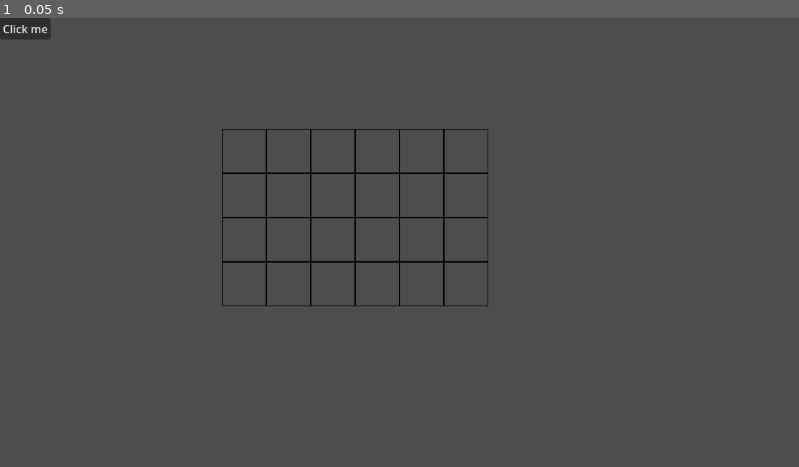
Above: before the commit, frame 1.
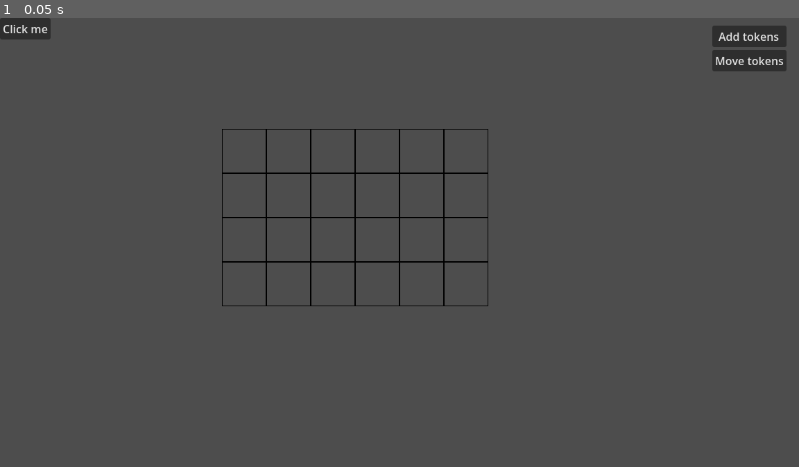
Above: after the commit, the same moment.

Repository: gishsi/combat-tracker
Game: Godot game, scene res://world.tscn
Same seed, same stepped clock (60 frames per second), same inputs: the game is played once before the commit and once after it. The engine's default icon, where the game draws it, is replaced by a stand-in: a white triangle on a blue panel in a dark square.
Inputs:
- Up to frame 1 (0.05 s): no input

The runs differ from the first frame. In frame 1, 0.8% of the frame differs, in the area x 89-99%, y 1-12%.

Commit message:
toggle states

Diff:
--- a/Scripts/tile_map_layer.gd
+++ b/Scripts/tile_map_layer.gd
@@ -30,8 +30,13 @@
 	if !moving_tokens:
 		return
 
+	if movable_token == null:
+		print("cannot move a token without choosing choosing it first.")
+		return
+
 	movable_token.position = self.map_to_local(targetPosition)
 
+	# todo: make sure this is a good idea and its not actually removing important data (by ref, or by copy?)
 	movable_token = null
 
 func token_selected_event(token: Node2D):
@@ -39,7 +44,7 @@
 
 # ===== New Tokens =====
 func spawn_token(position: Vector2i) -> void:
-	if adding_tokens:
+	if !adding_tokens:
 		return
 
 	if token_data == null:
@@ -57,3 +62,11 @@
 
 func _on_button_token_data_selected(data: TokenData) -> void:
 	token_data = data
+
+func _on_add_tokens_button_pressed() -> void:
+	adding_tokens = true
+	moving_tokens = false
+
+func _on_move_tokens_button_pressed() -> void:
+	adding_tokens = false
+	moving_tokens = true
--- a/world.tscn
+++ b/world.tscn
@@ -38,4 +38,20 @@
 script = ExtResource("5_036b0")
 data = ExtResource("4_aqk2v")
 
+[node name="VBoxContainer2" type="VBoxContainer" parent="." unique_id=1633373008]
+offset_left = 1027.0
+offset_top = 11.0
+offset_right = 1134.0
+offset_bottom = 77.0
+
+[node name="AddTokensButton" type="Button" parent="VBoxContainer2" unique_id=1511129045]
+layout_mode = 2
+text = "Add tokens"
+
+[node name="MoveTokensButton" type="Button" parent="VBoxContainer2" unique_id=1486764248]
+layout_mode = 2
+text = "Move tokens"
+
 [connection signal="token_data_selected" from="VBoxContainer/Button" to="Grid/TileMapLayer" method="_on_button_token_data_selected"]
+[connection signal="pressed" from="VBoxContainer2/AddTokensButton" to="Grid/TileMapLayer" method="_on_add_tokens_button_pressed"]
+[connection signal="pressed" from="VBoxContainer2/MoveTokensButton" to="Grid/TileMapLayer" method="_on_move_tokens_button_pressed"]
